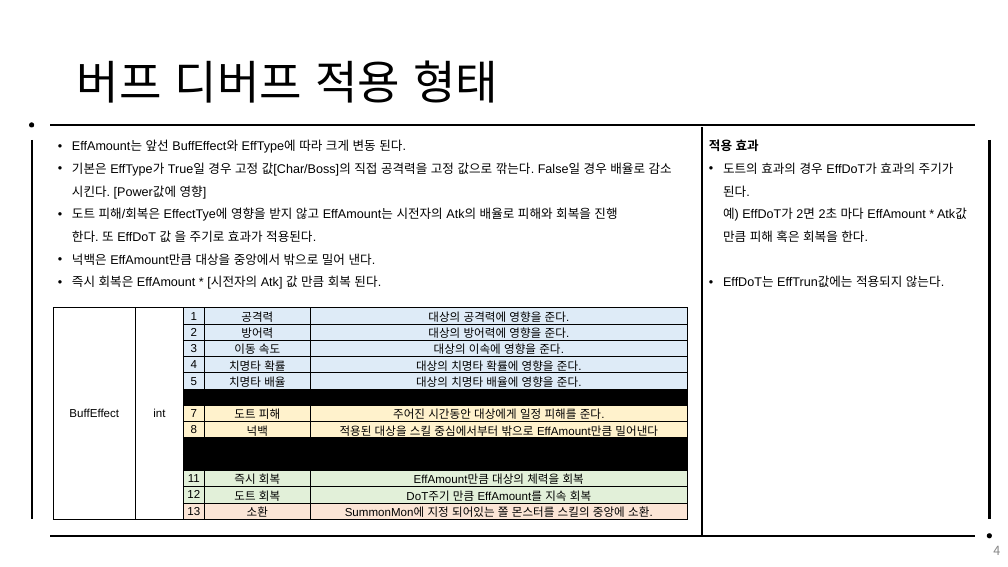
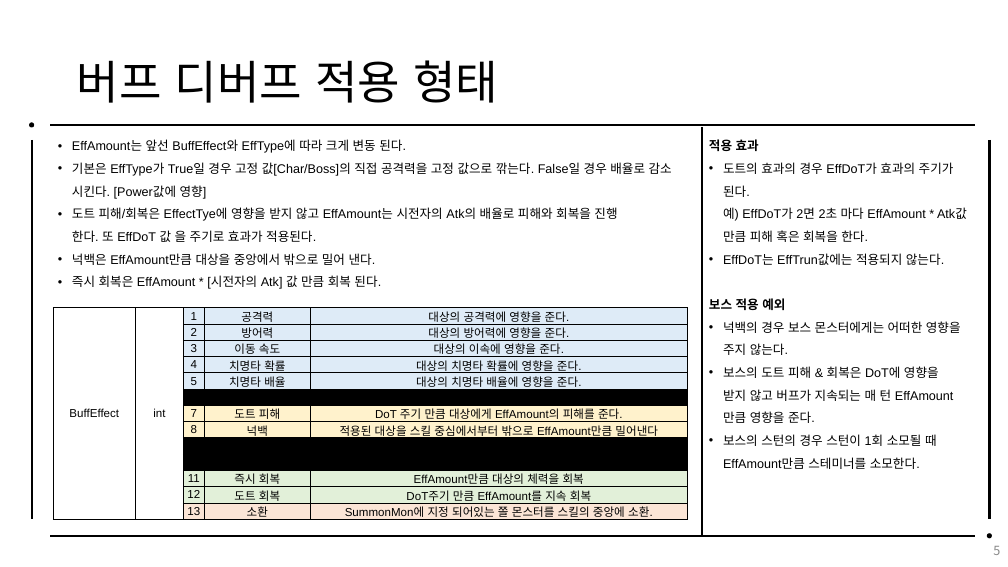
Before and after one commit to hamsoyeon/Yggdrasil, a slide deck: slide 5 of 기획자료/PYG_버프_김세윤.pptx (slide 4 before the commit). Drawn at 1008x567 pixels with LibreOffice and Linux fonts; fonts in the diff are those of the drawing. Boxes give left, top, right and bottom in pixels: in the first picture for what was removed or moved away, otherwise in the second. Text is boxed around its words. In the diff, an @@ line names an element or a change of style, - is before the commit and + after.

Commit message:
작업 내용 문서 추가
Txt파일 푸시 안되어있었고.. 버프에 빠진 부분 보여서 추가 해뒀습니다.

```diff
--- a/기획자료/PYG_버프_김세윤.pptx
+++ b/기획자료/PYG_버프_김세윤.pptx
@@ text at (709,298,961,469): paragraphs added @@
+보스 적용 예외
+• 넉백의 경우 보스 몬스터에게는 어떠한 영향을
+  주지 않는다.
+• 보스의 도트 피해 & 회복은 DoT에 영향을
+  받지 않고 버프가 지속되는 매 턴 EffAmount
+  만큼 영향을 준다.
+• 보스의 스턴의 경우 스턴이 1회 소모될 때
+  EffAmount만큼 스테미너를 소모한다.
@@ table at (54,308,687,524) @@
-row 7, column 5: 주어진 시간동안 대상에게 일정 피해를 준다.
+row 7, column 5: DoT 주기 만큼 대상에게 EffAmount의 피해를 준다.
@@ page number at (993,546,1000,555): text changed @@
-4
+5
```
Also in this commit, not shown: 1 slide added, 1 other file.
